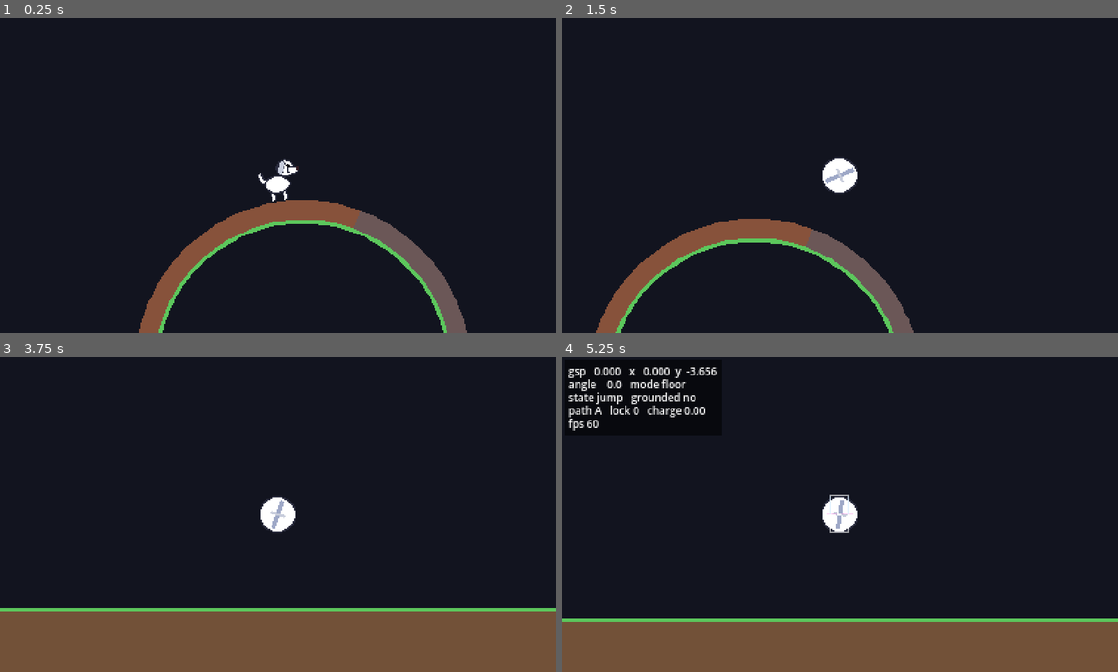
Above: before the commit, frames 1-4 (two rows, left to right).
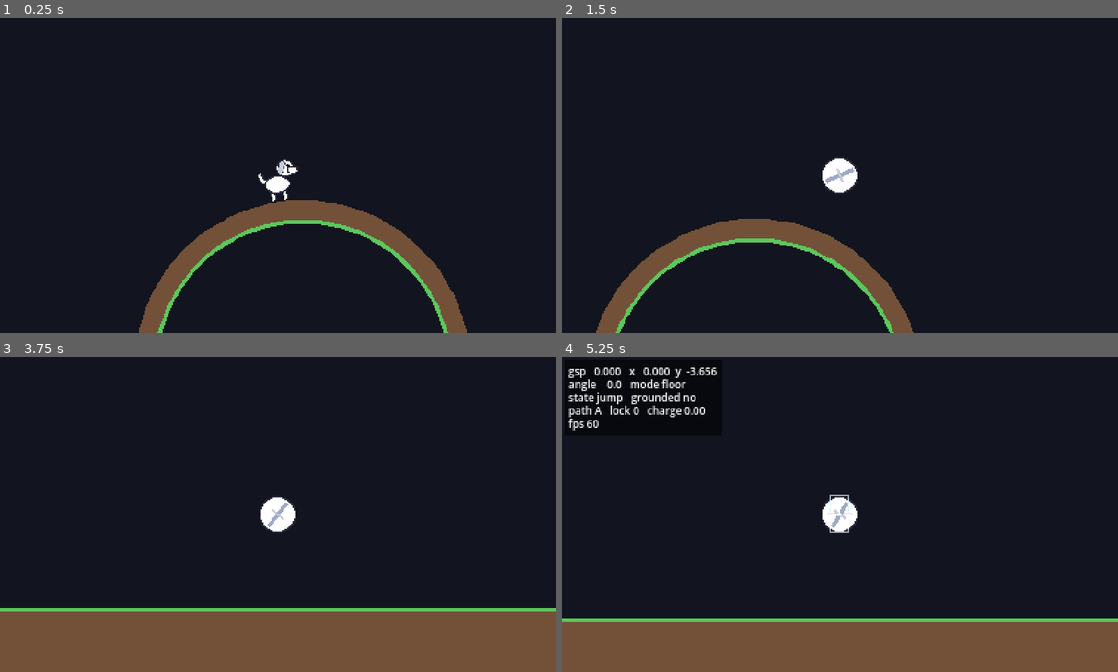
Above: after the commit, the same moments.

Repository: crrreatorrr/HPOS10I
Game: Godot game, scene res://qa/repros/physics/clips/loop_top.tscn
The game is run twice, just before and just after one commit, with the same random seed, the same clock (stepped at 60 frames per second) and the same inputs. This scene is started directly instead of the project's main scene.
Inputs (mouse positions are in pixels of both pictures, inside the frame that each line leads up to):
- Up to frame 1 (0.25 s): no input
- Up to frame 2 (1.5 s): tap Enter (pause) at 0.5 s; move the mouse to (962, 159) at 0.52 s; hold Right (move_right) 0.53-1.25 s; hold Z (jump) 0.53-1.25 s; click (962, 159) at 0.67 s; drag from (728, 191) to (840, 175) at 1.27 s
- Up to frame 3 (3.75 s): move the mouse to (333, 445) at 2.02 s; hold Right (move_right) 2.03-2.75 s; hold Z (jump) 2.03-2.75 s; tap X at 2.1 s; drag from (250, 577) to (111, 467) at 2.77 s; move the mouse to (444, 561) at 3.52 s; hold Left (move_left) from 3.53 s (still down); hold Z (jump) from 3.53 s (still down); tap Space at 3.6 s
- Up to frame 4 (5.25 s): tap F1 (debug_overlay) at 4.15 s; release Left (move_left) at 4.25 s; release Z (jump) at 4.25 s; drag from (673, 467) to (840, 514) at 4.27 s; tap Space at 5 s; move the mouse to (867, 514) at 5.02 s; hold Down (move_down) from 5.03 s (still down); hold Z (jump) from 5.03 s (still down); tap P at 5.1 s; click (867, 514) at 5.17 s

The runs differ from the first frame. In frame 1, 1.9% of the frame differs, in the area x 25-84%, y 47-100%; in frame 2, 1.7%; in frame 3, less than 0.1%; in frame 4, 0.1%.

Commit message:
Fix QA bugs 01-01 to 01-04: loop outside, respawn, pillars, low tunnels
BUG-01-01: the loop's upper half is now solid on both paths and each side
has a hill foot below the equator (path A right, path B left), so running
or landing on top of a loop takes Sproto down the outside and onto the
floor beside it. Side switchers and floor moved out past the feet
(floor_margin default 112).
BUG-01-02: floor sensors cast a centre ray when A and B both miss, so
terrain narrower than 18 px is landed on.
BUG-01-03: no unroll without headroom; a stopped ball keeps rolling out at
unroll speed (classic force-roll), so there is no softlock.
BUG-01-04: respawn_at() leaves the ball hitbox before placing Sproto.

Co-Authored-By: Claude Opus 5.5 <noreply@anthropic.com>

Diff:
--- a/player/debug_overlay.gd
+++ b/player/debug_overlay.gd
@@ -5,7 +5,7 @@
 ## game runs with `-- --overlay` so it shows in recordings.
 
 const MODE_NAMES := ["floor", "right wall", "ceiling", "left wall"]
-const COLOR_FLOOR := Color(0.2, 1.0, 0.35)  # A/B
+const COLOR_FLOOR := Color(0.2, 1.0, 0.35)  # A/B (and the centre fallback)
 const COLOR_CEILING := Color(0.25, 0.65, 1.0)  # C/D
 const COLOR_WALL := Color(1.0, 0.3, 0.85)  # E/F
 const COLOR_HITBOX := Color(1, 1, 1, 0.6)
@@ -83,7 +83,7 @@
 
 func _color_for(label: String) -> Color:
 	match label:
-		"A", "B":
+		"A", "B", "AB":
 			return COLOR_FLOOR
 		"C", "D":
 			return COLOR_CEILING
--- a/player/player.gd
+++ b/player/player.gd
@@ -290,9 +290,10 @@
 
 
 func respawn_at(new_position: Vector2) -> void:
-	global_position = new_position
+	# Leave the ball hitbox first: _set_ball() shifts the centre to keep the feet.
 	_leave_ground()
 	_set_ball(false)
+	global_position = new_position
 	ground_angle = 0.0
 	_gsp = 0.0
 	_vel = Vector2.ZERO
@@ -433,6 +434,15 @@
 	return hit == null
 
 
+## True when the standing hitbox would fit above the feet (checked from the ball).
+func _has_standing_headroom(p: PhysicsConstants) -> bool:
+	var reach := p.height_radius * 2.0 - p.roll_height_radius
+	var hit := sensors.cast_pair(PackedStringArray(["C", "D"]), global_position,
+			mode_right(collision_mode), -mode_down(collision_mode), p.width_radius, reach,
+			_terrain_mask(false))
+	return hit == null
+
+
 func _jump(p: PhysicsConstants) -> void:
 	var a := deg_to_rad(ground_angle)
 	var force := PhysicsConstants.speed(p.jump_force)
@@ -486,7 +496,11 @@
 	if _gsp != 0.0:
 		facing = int(signf(_gsp))
 	if absf(_gsp) < PhysicsConstants.speed(p.unroll_speed):
-		_set_ball(false)
+		if _has_standing_headroom(p):
+			_set_ball(false)
+		else:
+			# Too low to stand up: keep rolling out, like the classic force-roll.
+			_gsp = PhysicsConstants.speed(p.unroll_speed) * facing
 
 
 ## Moves along the ground in sub-steps no longer than the smallest sensor
@@ -532,7 +546,7 @@
 func _ground_floor_check(p: PhysicsConstants, tolerance := -1.0) -> bool:
 	var r := get_radii()
 	var down := mode_down(collision_mode)
-	var hit := sensors.cast_pair(PackedStringArray(["A", "B"]), global_position,
+	var hit := sensors.cast_pair(PackedStringArray(["A", "B", "AB"]), global_position,
 			mode_right(collision_mode), down, r.x, r.y + SNAP_MAX,
 			_terrain_mask(collision_mode == FLOOR))
 	if hit == null:
@@ -676,7 +690,7 @@
 
 func _air_floor_check(p: PhysicsConstants) -> bool:
 	var r := get_radii()
-	var hit := sensors.cast_pair(PackedStringArray(["A", "B"]), global_position, Vector2.RIGHT,
+	var hit := sensors.cast_pair(PackedStringArray(["A", "B", "AB"]), global_position, Vector2.RIGHT,
 			Vector2.DOWN, r.x, r.y + CONTACT_EPSILON, _terrain_mask(true))
 	if hit == null:
 		return false
--- a/player/sensors.gd
+++ b/player/sensors.gd
@@ -89,11 +89,15 @@
 
 
 ## Casts a pair of parallel rays (A/B or C/D) offset by +/- half_width along
-## `side`, both towards `dir`. Returns the nearer hit, or null.
+## `side`, both towards `dir`. Returns the nearer hit, or null. With a third
+## label, a centre ray is cast when both miss, so terrain narrower than the
+## pair (e.g. a thin pillar) is still found.
 func cast_pair(labels: PackedStringArray, center: Vector2, side: Vector2, dir: Vector2,
 		half_width: float, length: float, mask: int) -> Hit:
 	var first := cast(labels[0], center - side * half_width, dir, length, mask)
 	var second := cast(labels[1], center + side * half_width, dir, length, mask)
+	if first == null and second == null and labels.size() > 2:
+		return cast(labels[2], center, dir, length, mask)
 	if first == null:
 		return second
 	if second == null:
--- a/terrain/loop.gd
+++ b/terrain/loop.gd
@@ -4,14 +4,20 @@
 ## A full loop that works out of the box. Place the origin on the floor line
 ## at the loop's bottom centre and set `radius`.
 ##
-## Path switching, as in the classic games:
-##   - the right half of the ring is solid on path A, the left half on path B,
-##     and the halves overlap by `overlap` degrees at the top
-##   - running right: the entry switcher sets A (the left half is passed
-##     through), the top switcher sets B while crossing the top leftwards
-##     (upside down), and the exit switcher sets A again
+## The ring is split by path, as in the classic games:
+##   - lower-right quarter: path A; lower-left quarter: path B
+##   - upper half: solid on both paths (the floor-level entry and exit only
+##     ever pass through the lower quarters)
+## Path switching:
+##   - running right: the entry switcher sets A (the lower-left quarter is
+##     passed through), the top switcher sets B while crossing the top
+##     leftwards (upside down), and the exit switcher sets A again
 ##   - running left: the exit switcher sets B, the top switcher sets A while
 ##     crossing rightwards, and the entry switcher restores A
+## Outside, each side has a hill foot below the equator (same path as that
+## side's lower quarter): a vertical face from the equator that curves out
+## onto the floor, so running off the top of the loop takes Sproto down the
+## outside and onto the floor instead of around the underside of the ring.
 ## The floor underneath is solid on both paths.
 
 @export var radius := 112.0:
@@ -22,13 +28,13 @@
 	set(value):
 		thickness = maxf(value, 4.0)
 		_layout()
-## How far (degrees) each half continues past the top.
-@export var overlap := 20.0:
+## Radius of the curve where each outside foot meets the floor (capped at `radius`).
+@export var foot_radius := 48.0:
 	set(value):
-		overlap = clampf(value, 5.0, 60.0)
+		foot_radius = maxf(value, 8.0)
 		_layout()
-## Solid floor beyond the ring on each side.
-@export var floor_margin := 48.0:
+## Solid floor beyond the ring on each side (at least the foot plus 64 px).
+@export var floor_margin := 112.0:
 	set(value):
 		floor_margin = maxf(value, 24.0)
 		_layout()
@@ -45,37 +51,52 @@
 func _layout() -> void:
 	if not is_inside_tree():
 		return
-	var right := $RightHalf as CurveTerrain
-	var left := $LeftHalf as CurveTerrain
+	var outer := radius + thickness
+	var foot := minf(foot_radius, radius)
+	# The side switchers must sit beyond the feet so the path is right before
+	# Sproto reaches them.
+	var margin := maxf(floor_margin, foot + 64.0)
+	var half_width := outer + margin
+
+	var arcs := {
+		$LowerRight: [0.0, 90.0, CurveTerrain.PathLayer.A],
+		$Upper: [90.0, 270.0, CurveTerrain.PathLayer.BOTH],
+		$LowerLeft: [270.0, 360.0, CurveTerrain.PathLayer.B],
+	}
+	for piece: CurveTerrain in arcs:
+		piece.shape = CurveTerrain.Shape.LOOP
+		piece.radius = radius
+		piece.thickness = thickness
+		piece.arc_start = arcs[piece][0]
+		piece.arc_end = arcs[piece][1]
+		piece.path_layer = arcs[piece][2]
+
+	for side: float in [1.0, -1.0]:
+		var piece := ($RightFoot if side > 0.0 else $LeftFoot) as CurveTerrain
+		piece.shape = CurveTerrain.Shape.QUARTER_PIPE
+		piece.path_layer = CurveTerrain.PathLayer.A if side > 0.0 else CurveTerrain.PathLayer.B
+		piece.rises_to_right = side < 0.0
+		piece.radius = foot
+		piece.wall_height = radius - foot
+		piece.thickness = thickness
+		piece.depth = floor_depth
+		piece.position = Vector2((outer + foot) * side, 0.0)
+
 	var ground := $Floor as CurveTerrain
-	var entry := $EntrySwitcher as PathSwitcher
-	var exit := $ExitSwitcher as PathSwitcher
-	var top := $TopSwitcher as PathSwitcher
-	var outer := radius + thickness
-	var half_width := outer + floor_margin
-
-	for half in [right, left]:
-		half.shape = CurveTerrain.Shape.LOOP
-		half.radius = radius
-		half.thickness = thickness
-	right.path_layer = CurveTerrain.PathLayer.A
-	right.arc_start = 0.0
-	right.arc_end = 180.0 + overlap
-	left.path_layer = CurveTerrain.PathLayer.B
-	left.arc_start = 180.0 - overlap
-	left.arc_end = 360.0
-
 	ground.shape = CurveTerrain.Shape.BLOCK
 	ground.path_layer = CurveTerrain.PathLayer.BOTH
 	ground.position = Vector2(-half_width, 0.0)
 	ground.size = Vector2(half_width * 2.0, floor_depth)
 
+	var entry := $EntrySwitcher as PathSwitcher
+	var exit := $ExitSwitcher as PathSwitcher
+	var top := $TopSwitcher as PathSwitcher
 	var side_size := Vector2(16.0, outer * 2.0)
-	entry.position = Vector2(-(outer + floor_margin * 0.5), -outer)
+	entry.position = Vector2(-(half_width - 24.0), -outer)
 	entry.size = side_size
 	entry.path_moving_right = PathSwitcher.Path.A
 	entry.path_moving_left = PathSwitcher.Path.A
-	exit.position = Vector2(outer + floor_margin * 0.5, -outer)
+	exit.position = Vector2(half_width - 24.0, -outer)
 	exit.size = side_size
 	exit.path_moving_right = PathSwitcher.Path.A
 	exit.path_moving_left = PathSwitcher.Path.B
--- a/terrain/loop.tscn
+++ b/terrain/loop.tscn
@@ -11,14 +11,29 @@
 script = ExtResource("2_curve")
 shape = 4
 
-[node name="RightHalf" type="StaticBody2D" parent="."]
+[node name="LowerRight" type="StaticBody2D" parent="."]
 script = ExtResource("2_curve")
 shape = 0
 path_layer = 1
 
-[node name="LeftHalf" type="StaticBody2D" parent="."]
+[node name="Upper" type="StaticBody2D" parent="."]
 script = ExtResource("2_curve")
 shape = 0
+
+[node name="LowerLeft" type="StaticBody2D" parent="."]
+script = ExtResource("2_curve")
+shape = 0
+path_layer = 2
+
+[node name="RightFoot" type="StaticBody2D" parent="."]
+script = ExtResource("2_curve")
+shape = 1
+path_layer = 1
+rises_to_right = false
+
+[node name="LeftFoot" type="StaticBody2D" parent="."]
+script = ExtResource("2_curve")
+shape = 1
 path_layer = 2
 
 [node name="EntrySwitcher" type="Area2D" parent="."]
--- a/tests/physics/test_air.gd
+++ b/tests/physics/test_air.gd
@@ -189,3 +189,17 @@
 	await _fall_until_grounded(60)
 	assert_true(player.grounded, "landed at 16 px/frame on a 10 px floor")
 	assert_near(W.feet_y(player), 0.0, 0.05, "on top of it")
+
+
+func test_land_on_narrow_pillars() -> void:
+	for width in [8.0, 16.0]:
+		world = W.new_world(self)
+		W.add_floor(world, -2000.0, 2000.0, 300.0)
+		W.add_rect(world, Rect2(-width / 2.0, 0, width, 300))
+		await _spawn(Vector2(0, 300))
+		player.respawn_at(Vector2(0, -80))
+		await _fall_until_grounded(90)
+		assert_true(player.grounded, "%s px pillar: landed" % width)
+		assert_near(W.feet_y(player), 0.0, 0.05, "%s px pillar: on top" % width)
+		await physics_frames(30)
+		assert_near(W.feet_y(player), 0.0, 0.05, "%s px pillar: stays on top" % width)
--- a/tests/physics/test_ground.gd
+++ b/tests/physics/test_ground.gd
@@ -192,3 +192,29 @@
 	await physics_frames(40)
 	assert_true(player.global_position.x < 300.0, "did not pass through a thin wall")
 	assert_eq(player.ground_speed, 0.0, "stopped")
+
+
+func test_no_unroll_under_a_low_ceiling() -> void:
+	world = W.new_world(self)
+	W.add_floor(world)
+	W.add_rect(world, Rect2(100, -332, 160, 300))  # 32 px tunnel from x 100 to 260
+	player = W.spawn_player(world, Vector2.ZERO)
+	await W.settle(self, player, Vector2.ZERO)
+	player.ground_speed = 3.0
+	press(&"move_down")
+	await physics_frames(1)
+	release(&"move_down")
+	var crept := false
+	for i in 400:
+		await physics_frames(1)
+		var head := player.global_position.y - player.get_radii().y
+		var x := player.global_position.x
+		if x > 91.0 and x < 269.0:
+			assert_true(head >= -32.01, "head below the ceiling at x %.1f (%s)" % [x, player.state])
+			crept = crept or player.state == &"roll" and absf(player.ground_speed) <= 0.5
+		if x > 300.0:
+			break
+	assert_true(crept, "kept rolling slowly under the ceiling")
+	assert_true(player.global_position.x > 269.0, "rolled out of the tunnel")
+	await physics_frames(5)
+	assert_eq(player.state, &"idle", "stood up once there was room")
--- a/tests/physics/test_loop.gd
+++ b/tests/physics/test_loop.gd
@@ -134,3 +134,72 @@
 	assert_true(player.grounded, "landed on the ceiling")
 	assert_true(player.ground_angle > 90.0 and player.ground_angle < 135.0, "steep ceiling angle (%s)" % player.ground_angle)
 	assert_true(player.ground_speed > 0.0, "upward speed carried along the ceiling")
+
+
+## True when the player's centre is inside terrain that is solid on its path.
+func _centre_in_terrain() -> bool:
+	var query := PhysicsPointQueryParameters2D.new()
+	query.position = player.global_position
+	query.collision_mask = PlayerSensors.terrain_mask(player.collision_path, false)
+	return not player.get_world_2d().direct_space_state.intersect_point(query, 1).is_empty()
+
+
+## Holds `direction` until Sproto is on the floor beside the loop (or the limit).
+## Returns whether his centre ever entered terrain.
+func _run_down_the_outside(direction: int) -> bool:
+	var action := &"move_right" if direction > 0 else &"move_left"
+	press(action)
+	var buried := false
+	for i in 360:
+		await physics_frames(1)
+		buried = buried or _centre_in_terrain()
+		if player.grounded and absf(W.feet_y(player)) < 0.05 \
+				and absf(player.global_position.x) > loop.radius + loop.thickness:
+			break
+	release(action)
+	return buried
+
+
+func _assert_on_the_floor_beside(label: String) -> void:
+	assert_true(player.grounded, "%s: grounded" % label)
+	assert_near(W.feet_y(player), 0.0, 0.05, "%s: feet on the floor" % label)
+	assert_true(absf(player.global_position.x) > loop.radius + loop.thickness,
+			"%s: beside the loop, not under it (%s)" % [label, player.global_position])
+
+
+func test_running_off_the_top_goes_down_the_outside() -> void:
+	# Matching paths (A right, B left) use the hill feet; the others drop off
+	# at the equator. Either way Sproto ends on the floor beside the loop.
+	for case in [[1, Player.PATH_A], [-1, Player.PATH_B], [1, Player.PATH_B], [-1, Player.PATH_A]]:
+		for speed in [3.0, 8.0, 16.0]:
+			await _setup(-600.0)
+			player.respawn_at(Vector2(0.0, -2.0 * loop.radius - loop.thickness - 40.0))
+			player.set_collision_path(case[1])
+			for i in 60:
+				await physics_frames(1)
+				if player.grounded:
+					break
+			assert_true(player.grounded, "landed on the loop top")
+			player.ground_speed = speed * case[0]
+			var label := "dir %d path %d speed %s" % [case[0], case[1], speed]
+			var buried := await _run_down_the_outside(case[0])
+			assert_true(not buried, "%s: never inside terrain" % label)
+			_assert_on_the_floor_beside(label)
+
+
+func test_jump_onto_the_loop_top_and_run_off() -> void:
+	for direction in [1, -1]:
+		await _setup(-600.0)
+		# Mid-jump, rising towards the top of the loop from one side.
+		player.respawn_at(Vector2(-60.0 * direction, -2.0 * loop.radius - loop.thickness - 50.0))
+		player.velocity = Vector2(2.0 * direction, -3.0)
+		var landed := false
+		for i in 90:
+			await physics_frames(1)
+			if player.grounded:
+				landed = true
+				break
+		assert_true(landed and W.feet_y(player) < -2.0 * loop.radius, "landed on top of the loop")
+		var buried := await _run_down_the_outside(direction)
+		assert_true(not buried, "dir %d: never inside terrain" % direction)
+		_assert_on_the_floor_beside("jump, dir %d" % direction)
--- a/tests/physics/test_player_api.gd
+++ b/tests/physics/test_player_api.gd
@@ -148,3 +148,22 @@
 	accessory.refresh()
 	assert_eq(accessory.accessory, "", "none elsewhere")
 	assert_true(not accessory.visible, "hidden when there is no accessory")
+
+
+func test_respawn_at_from_a_ball_is_exact() -> void:
+	await _flat()
+	player.ground_speed = 4.0
+	press(&"move_down")
+	await physics_frames(1)
+	release(&"move_down")
+	assert_eq(player.state, &"roll", "rolling")
+	player.respawn_at(Vector2(300, -19))
+	assert_eq(player.global_position, Vector2(300, -19), "exact after a roll")
+	press(&"jump")
+	await physics_frames(3)
+	assert_eq(player.state, &"jump", "jumping")
+	player.respawn_at(Vector2(200, -19))
+	assert_eq(player.global_position, Vector2(200, -19), "exact after a jump")
+	await physics_frames(2)
+	assert_true(player.grounded, "on the floor")
+	assert_near(W.feet_y(player), 0.0, 0.05, "feet on the floor")
